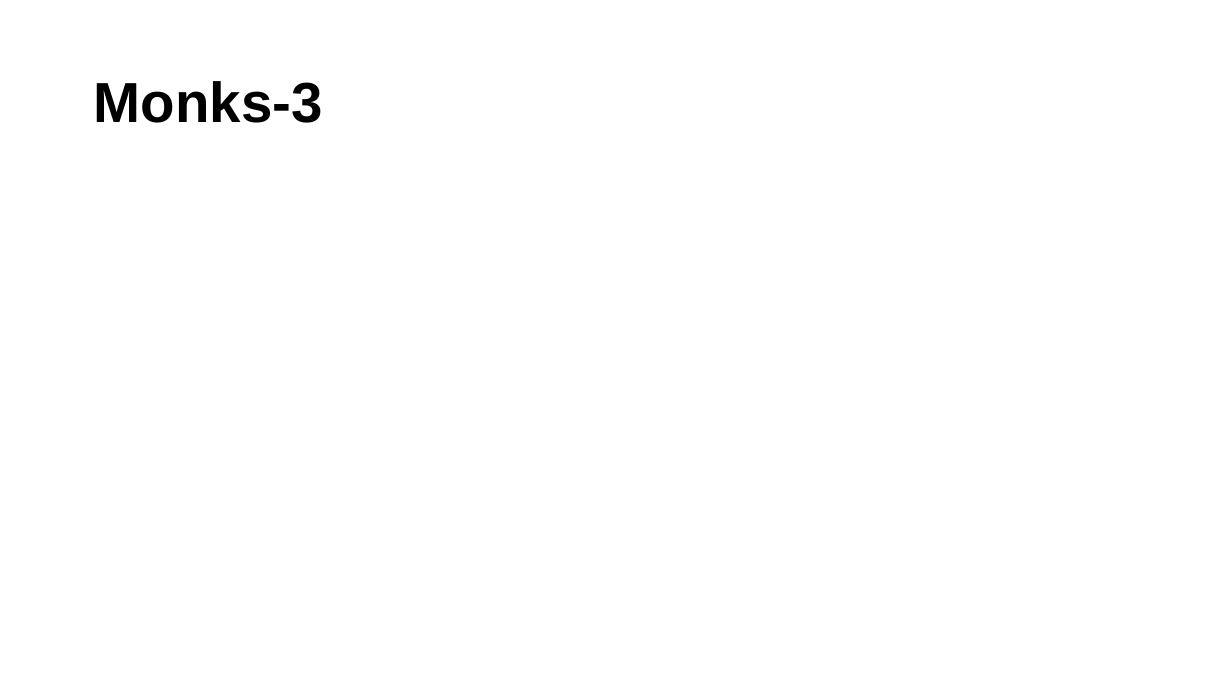
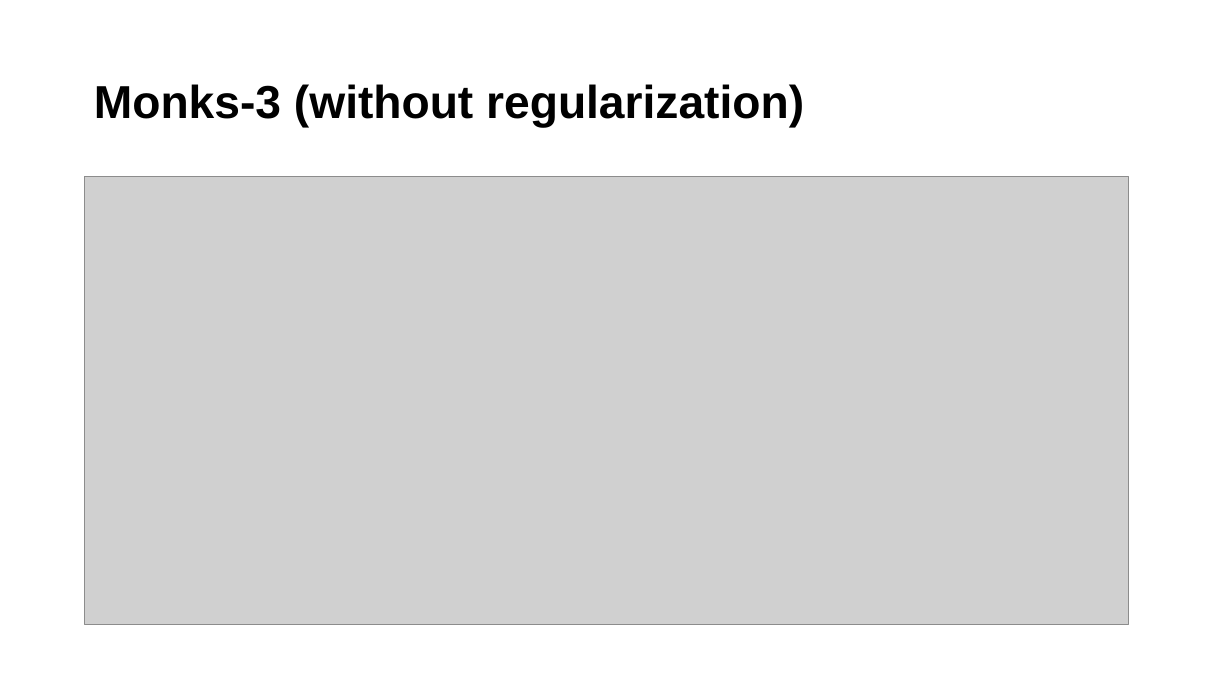
Before and after one commit to Tsion-Ketema/Machine_learning_project_2024, a slide deck: slide 11 of report_slide.pptx. Drawn at 1232x693 pixels with LibreOffice and Linux fonts; fonts in the diff are those of the drawing; grey boxes stand for pictures. Boxes give left, top, right and bottom in pixels: in the first picture for what was removed or moved away, otherwise in the second. Text is boxed around its words. In the diff, an @@ line names an element or a change of style, - is before the commit and + after.

```diff
--- a/report_slide.pptx
+++ b/report_slide.pptx
@@ title at (x1=94, y1=84, x2=804, y2=128): text changed; size 44 to 36 pt @@
-Monks-3
+Monks-3 (without regularization)
@@ picture added at (x1=85, y1=177, x2=1129, y2=624) @@
```
Also in this commit, not shown: 11 other slides changed, 49 other files.
